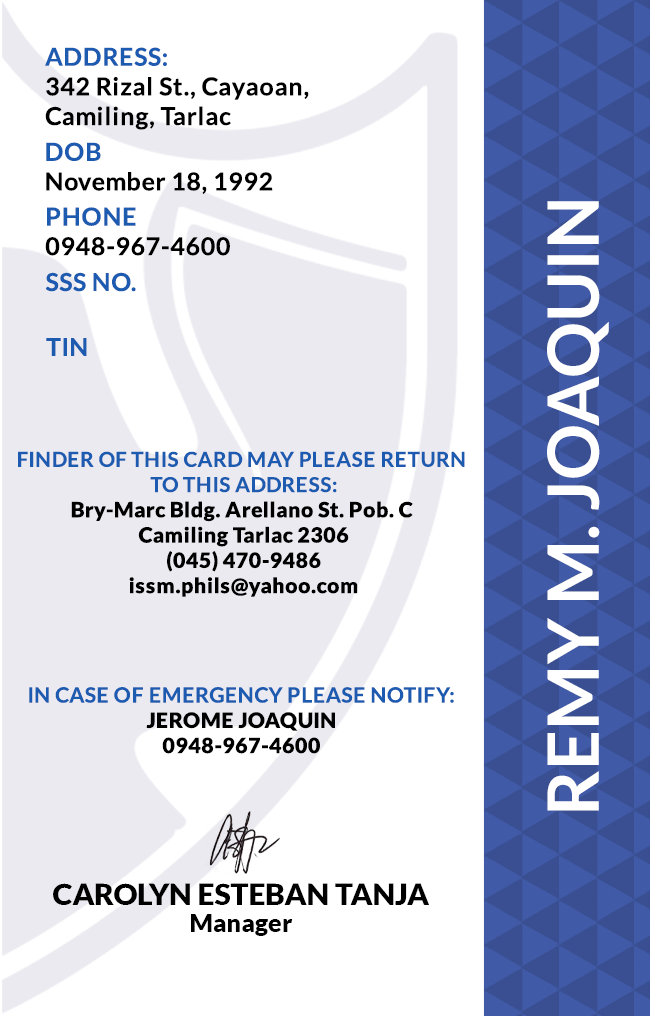
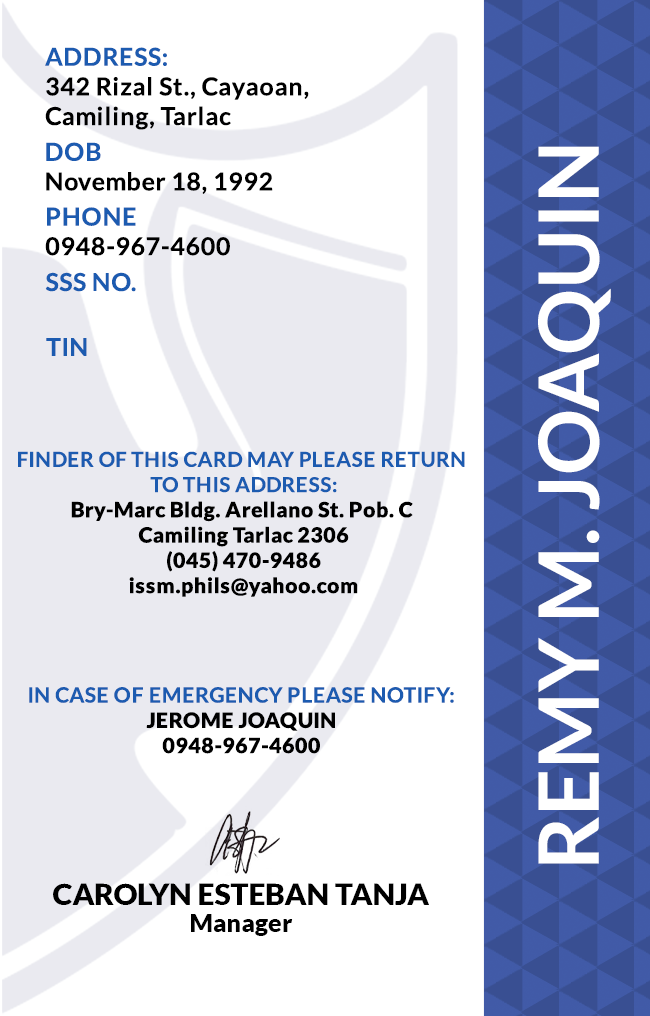
Two versions of the same layered image (650px x 1016px). Layer-by-layer changes:
painted on "REMY M. JOAQUIN" over [538, 146, 611, 864]
